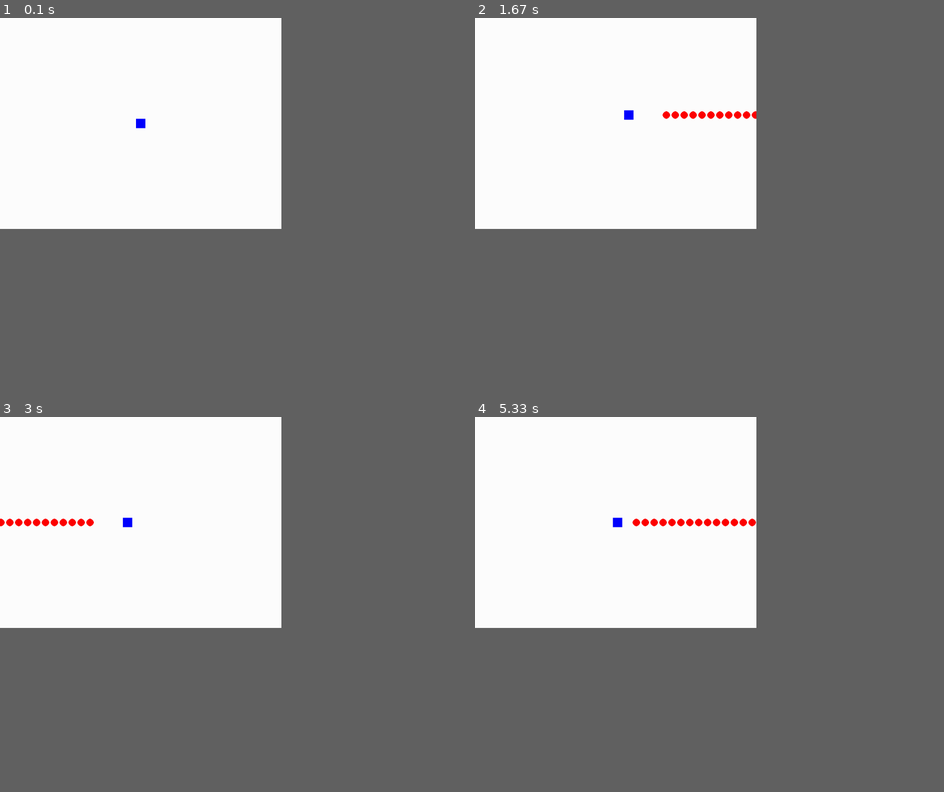
Above: before the commit, frames 1-4 (two rows, left to right).
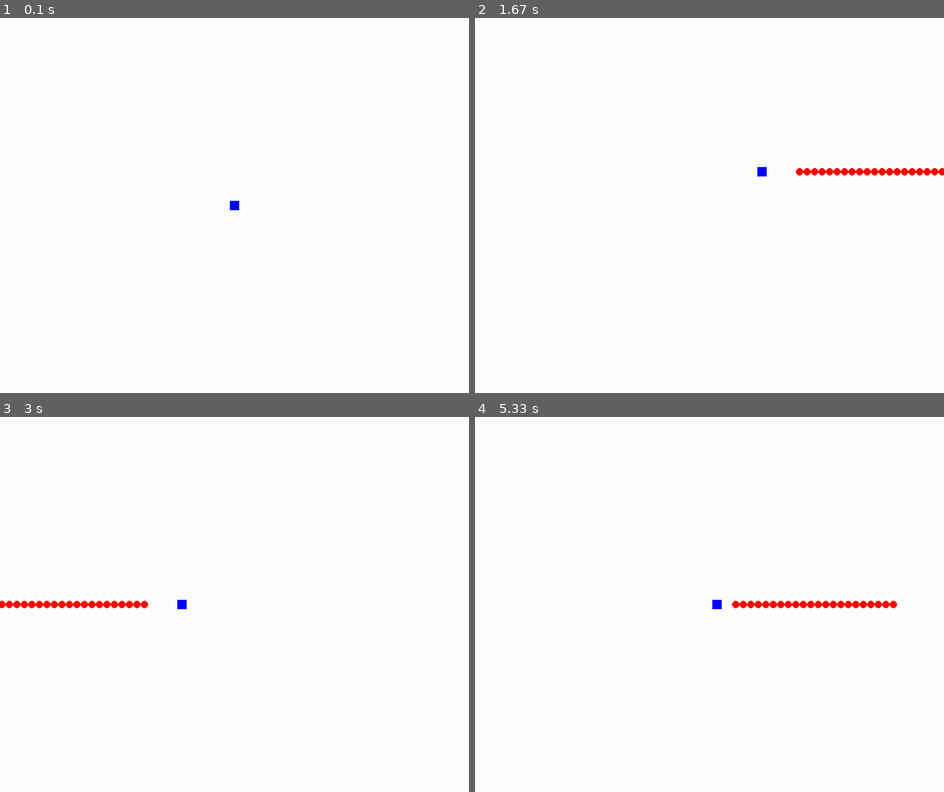
Above: after the commit, the same moments.

Repository: Leovalcante/pygame-exercises
Game: pygame game, started from shoot/game.py
The game is run twice, just before and just after one commit, with the same random seed, the same clock (stepped at 60 frames per second) and the same inputs.
Inputs:
- Up to frame 1 (0.1 s): no input
- Up to frame 2 (1.67 s): hold Right 0.33-0.8 s; hold Up 0.83-1.13 s; hold W 0.83-1.13 s; hold Right 1.17-1.63 s; hold D 1.17-1.63 s
- Up to frame 3 (3 s): hold Left 1.67-2.2 s; hold A 1.67-2.2 s; hold Down 2.23-2.53 s; hold S 2.23-2.53 s; hold Left 2.57-2.97 s; hold A 2.57-2.97 s
- Up to frame 4 (5.33 s): hold Up 3-3.37 s; hold W 3-3.37 s; hold Right 3.4-4.03 s; hold D 3.4-4.03 s; hold Down 4.07-4.43 s; hold S 4.07-4.43 s; hold Left 4.47-4.93 s; hold A 4.47-4.93 s; hold Right from 4.97 s (still down); hold D from 4.97 s (still down)
In our replay, the window is 540x405 before the commit and 900x720 after it. These sizes can differ from the game's own. Grey fills any space a smaller window leaves; there, only what the larger window draws over its background counts as a difference.

The runs differ from the first frame. In frame 1, 0.1% of the frame differs, in the area x 29-51%, y 26-52%; in frame 2, 0.9%; in frame 3, 0.9%; in frame 4, 1.1%, in the area x 29-90%, y 26-52%.

Commit message:
minor tweaks

Diff:
--- a/shoot/game.py
+++ b/shoot/game.py
@@ -6,7 +6,7 @@
 
 
 class Game:
-    def __init__(self, width=600, height=450, display_caption="game"):
+    def __init__(self, width=1000, height=800, display_caption="game"):
         pygame.init()
         display_size = (width, height)
         pygame.display.set_caption(display_caption)
--- a/shoot/player.py
+++ b/shoot/player.py
@@ -9,6 +9,7 @@
         self.y = y
         self.size = size
         self.color = color
+        self.speed = 4
 
         self.pos = pygame.Vector2(self.x, self.y)
 
@@ -19,14 +20,14 @@
         return pygame.Rect(self.pos, [self.size] * 2)
 
     def update(self, movement: pygame.Vector2):
-        self.pos += movement
+        self.pos += movement * self.speed
         if self.shoot_direction != pygame.Vector2():
             self.shoots.append(
                 Shoot(
                     self.get_rect().center + self.shoot_direction * self.size,
                     self.shoot_direction.copy(),
                     self.size,
-                    10,
+                    30,
                 )
             )
 
@@ -50,7 +51,8 @@
 
     def update(self):
         self.pos += self.velocity * self.size
-        self.time = max(self.time - 0.1, 0)
+        self.time = max(self.time - 1, 0)
+        print(self.time)
         return self.time
 
     def render(self, surf):
